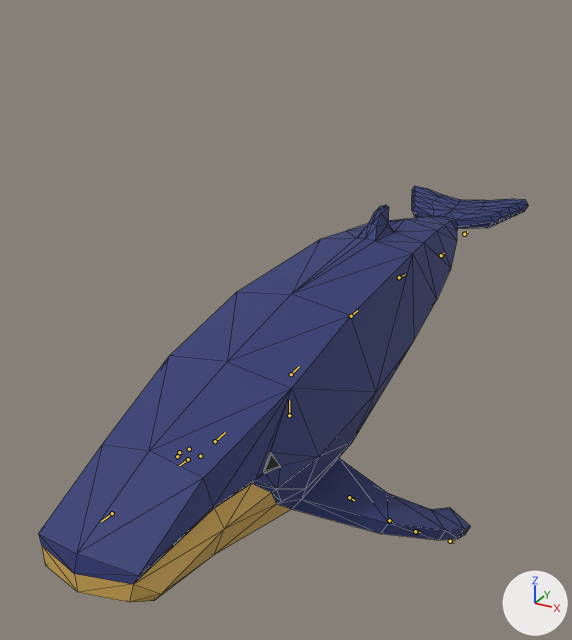
Before and after pictures for a commit that changed the glTF model godot/prefabs/Whales/Blue_Whale.glb.
Camera for both pictures: a 50 mm lens placed at (30.5, -56.3, 33.8), pointed at (-5.2, 8.7, 1.3). The lights are fixed; the arrows at lower right show +X, +Y and +Z. The bones that bend it are drawn over the model as lines. Mesh edges are drawn as thin lines.

In view in the first picture: 'Whale'.
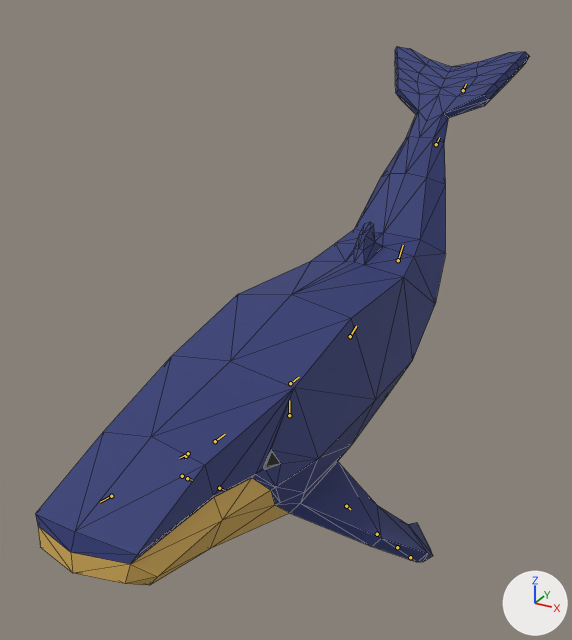
The newer file adds an action. The first version stands in its rest pose; the second is drawn at frame 36 of the action 'Orca_Swim'.

Where the change shows, as pixel boxes (x1, y1, x2, y2) in the pictures (572 x 640 px):
'Whale', posed (29% taller): before (39, 186, 528, 602); after (35, 46, 530, 585)
bone 'Spine1', root to tip: before (215, 441) to (225, 432); after (215, 441) to (225, 434)
bone 'Spine2', root to tip: before (291, 374) to (299, 366); after (290, 383) to (299, 377)
bone 'Spine3', root to tip: before (351, 316) to (357, 310); after (350, 336) to (356, 326)
bone 'Spine4', root to tip: before (399, 277) to (405, 274); after (398, 260) to (403, 245)
bone 'Tail', root to tip: before (441, 255) to (444, 253); after (436, 144) to (439, 137)
bone 'TopFlipper.L', root to tip: before (349, 497) to (354, 500); after (346, 506) to (350, 509)
bone 'BottomFlipper.L', root to tip: before (415, 531) to (420, 532); after (397, 547) to (399, 549)
bone 'TopFlipper.R', root to tip: before (189, 449) to (187, 450); after (186, 456) to (185, 459)
bone 'BottomFlipper.R', root to tip: before (179, 452) to (182, 453); after (187, 478) to (192, 480)
bone 'Head', root to tip: before (188, 459) to (179, 465); after (188, 453) to (179, 458)

The change, as a list of edits to the scene's bpy script:
```text
Change bone_spine1:
    where bone_spine1 = bpy.data.objects['Armature'].pose.bones['Spine1']  # child of 'Root'
    bone_spine1.rotation_quaternion: (1.0, 0.0, 0.0, 0.0) -> (0.999, -0.038, 0.0, 0.0)  # degrees (0, 0, 0) -> degrees (-4, 0, 0)
Change bone_spine2:
    where bone_spine2 = bpy.data.objects['Armature'].pose.bones['Spine2']  # child of 'Spine1'
    bone_spine2.rotation_quaternion: (1.0, 0.0, 0.0, 0.0) -> (1.0, -0.016, 0.0, 0.0)  # degrees (0, 0, 0) -> degrees (-2, 0, 0)
Change bone_spine3:
    where bone_spine3 = bpy.data.objects['Armature'].pose.bones['Spine3']  # child of 'Spine2'
    bone_spine3.rotation_quaternion: (1.0, 0.0, 0.0, 0.0) -> (0.974, 0.228, 0.0, 0.0)  # degrees (0, 0, 0) -> degrees (26, 0, 0)
Change bone_spine4:
    where bone_spine4 = bpy.data.objects['Armature'].pose.bones['Spine4']  # child of 'Spine3'
    bone_spine4.rotation_quaternion: (1.0, 0.0, 0.0, 0.0) -> (0.956, 0.294, 0.0, 0.0)  # degrees (0, 0, 0) -> degrees (34, 0, 0)
Change bone_tail:
    where bone_tail = bpy.data.objects['Armature'].pose.bones['Tail']  # child of 'Spine4'
    bone_tail.rotation_quaternion: (1.0, 0.0, 0.0, 0.0) -> (0.976, -0.218, 0.0, 0.0)  # degrees (0, 0, 0) -> degrees (-25, 0, 0)
Change bone_topflipper_l:
    where bone_topflipper_l = bpy.data.objects['Armature'].pose.bones['TopFlipper.L']  # child of 'Spine1'
    bone_topflipper_l.rotation_quaternion: (1.0, 0.0, 0.0, 0.0) -> (0.995, -0.046, 0.053, 0.071)  # degrees (0, 0, 0) -> degrees (-5, 6, 8)
Change bone_bottomflipper_l:
    where bone_bottomflipper_l = bpy.data.objects['Armature'].pose.bones['BottomFlipper.L']  # child of 'MidFlipper.L'
    bone_bottomflipper_l.rotation_quaternion: (1.0, 0.0, 0.0, 0.0) -> (0.988, -0.04, 0.108, 0.103)  # degrees (0, 0, 0) -> degrees (-3, 13, 12)
Change bone_topflipper_r:
    where bone_topflipper_r = bpy.data.objects['Armature'].pose.bones['TopFlipper.R']  # child of 'Spine1'
    bone_topflipper_r.rotation_quaternion: (1.0, 0.0, 0.0, 0.0) -> (0.994, -0.065, -0.052, -0.075)  # degrees (0, 0, 0) -> degrees (-7, -7, -8)
Change bone_bottomflipper_r:
    where bone_bottomflipper_r = bpy.data.objects['Armature'].pose.bones['BottomFlipper.R']  # child of 'MidFlipper.R'
    bone_bottomflipper_r.rotation_quaternion: (1.0, 0.0, 0.0, 0.0) -> (0.994, -0.011, -0.086, -0.073)  # degrees (0, 0, 0) -> degrees (-1, -10, -8)
Change bone_head:
    where bone_head = bpy.data.objects['Armature'].pose.bones['Head']  # child of 'Root'
    bone_head.location: (0.0, 0.0, 0.0) -> (0.0, 0.01, -0.07)
    bone_head.rotation_quaternion: (1.0, 0.0, 0.0, 0.0) -> (0.999, -0.047, 0.0, 0.0)  # degrees (0, 0, 0) -> degrees (-5, 0, 0)
```
